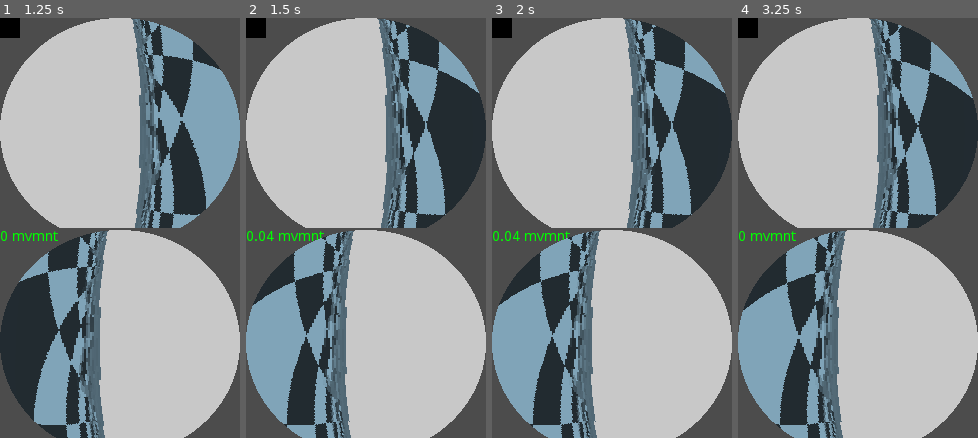
Above: before the commit, frames 1-4 (left to right).
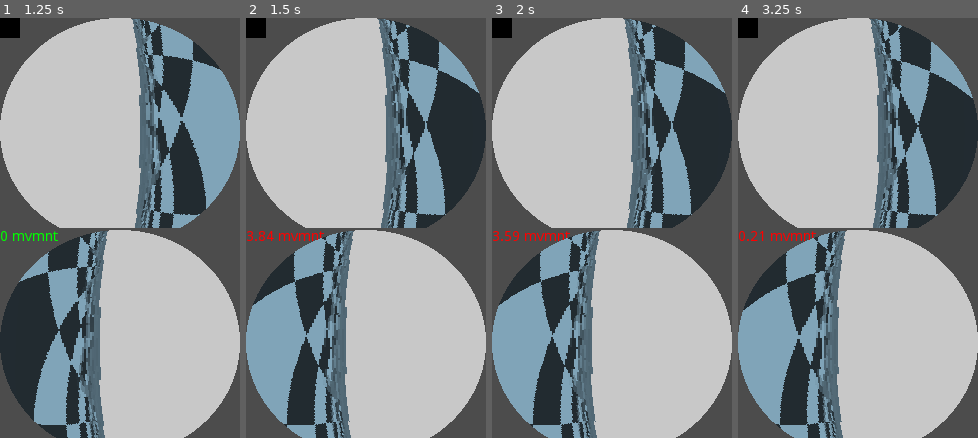
Above: after the commit, the same moments.

Repository: sn-lab/MouseGoggles
Game: Godot game, scene res://sceneSelect.tscn
The game is run twice, just before and just after one commit, with the same random seed, the same clock (stepped at 60 frames per second) and the same inputs.
Inputs (mouse positions are in pixels of both pictures, inside the frame that each line leads up to):
- Up to frame 1 (1.25 s): click "loom" at 0.5 s
- Up to frame 2 (1.5 s): tap Enter at 1.25 s; move the mouse to (378, 228) at 1.27 s
- Up to frame 3 (2 s): no input
- Up to frame 4 (3.25 s): tap Space at 2 s; move the mouse to (846, 228) at 2.02 s; tap Enter at 2.75 s; move the mouse to (862, 219) at 2.77 s

Frame 1 is identical in both runs. In frame 2, 0.3% of the frame differs, in the area x 0-33%, y 50-54%; in frame 3, 0.4%; in frame 4, 0.4%.

Commit message:
Update loom movement threshold based on test data

Diff:
--- a/Godot/MouseVR Godot Project V0.7/loomScene.gd
+++ b/Godot/MouseVR Godot Project V0.7/loomScene.gd
@@ -165,7 +165,7 @@
 	fps = times.size()
 
 	#calculate current movement
-	movement_current = mouse_gain*(abs(thrust_gain*head_thrust) + abs(slip_gain*head_slip) + deg2rad(abs(0.05*yaw_gain*head_yaw)))
+	movement_current = mouse_gain*(abs(head_thrust) + abs(head_slip) + deg2rad(abs(head_yaw)))
 	movement_total += movement_current
 	movement_samples.append(movement_current)
 	while movement_samples.size() > (fps*slow_duration_before_loom):
